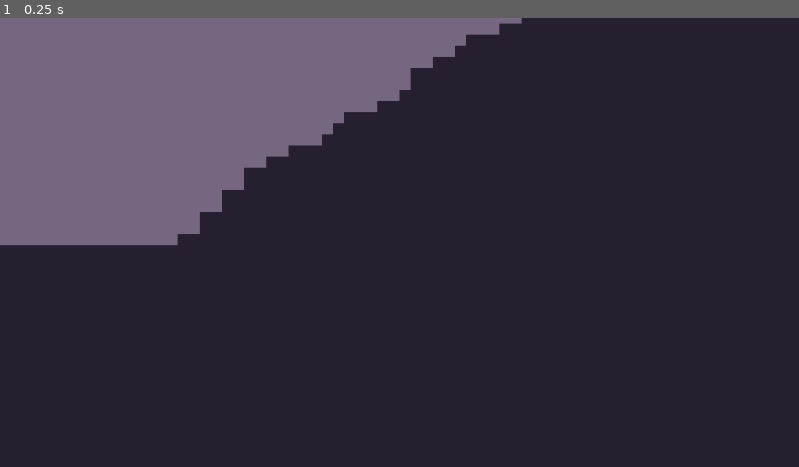
Above: before the commit, frame 1.
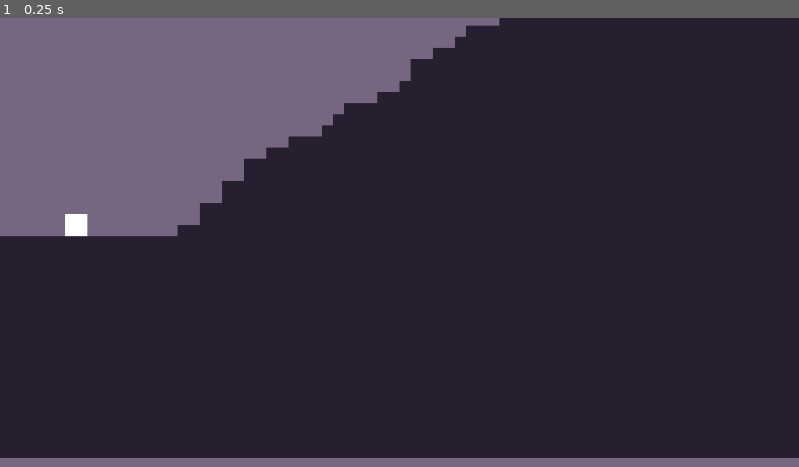
Above: after the commit, the same moment.

Repository: Ragadust/pac_manim_31
Game: Godot game, scene res://main.tscn
Two runs of this game, one before a commit and one after it. Both use one fixed random seed, a clock stepped at 60 frames per second and the inputs below. The project has no main scene, so this scene is started directly.
Inputs:
- Up to frame 1 (0.25 s): no input

The runs differ from the first frame. In frame 1, 3.5% of the frame differs, in the area x 0-100%, y 0-100%.

Commit message:
Update main.tscn

Diff:
--- a/main.tscn
+++ b/main.tscn
@@ -2,6 +2,7 @@
 
 [ext_resource type="Texture2D" uid="uid://bv853logots61" path="res://Assets/Sprite-bg1.png" id="1_0xm2m"]
 [ext_resource type="Texture2D" uid="uid://2teaanqkhn1d" path="res://Assets/Sprite-bg2.png" id="2_h2yge"]
+[ext_resource type="PackedScene" uid="uid://o4hfxxmjx7t3" path="res://player.tscn" id="3_h2yge"]
 
 [sub_resource type="TileSetAtlasSource" id="TileSetAtlasSource_0xm2m"]
 texture = ExtResource("2_h2yge")
@@ -39,5 +40,8 @@
 tile_map_data = PackedByteArray("AADc/wIAAAAAAAEAAADd/wIAAAABAAEAAADe/wIAAAAAAAEAAADf/wIAAAAAAAEAAADc/wMAAAAAAAAAAADc/w …(99808 unchanged characters)…
 tile_set = SubResource("TileSet_lquwl")
 
-[node name="Camera2D" type="Camera2D" parent="." unique_id=1831941672]
-position = Vector2(-208, 28)
+[node name="player" parent="." unique_id=1527205466 instance=ExtResource("3_h2yge")]
+position = Vector2(-675, 3)
+
+[node name="Camera2D" type="Camera2D" parent="player" unique_id=1831941672]
+position = Vector2(467, 25)
